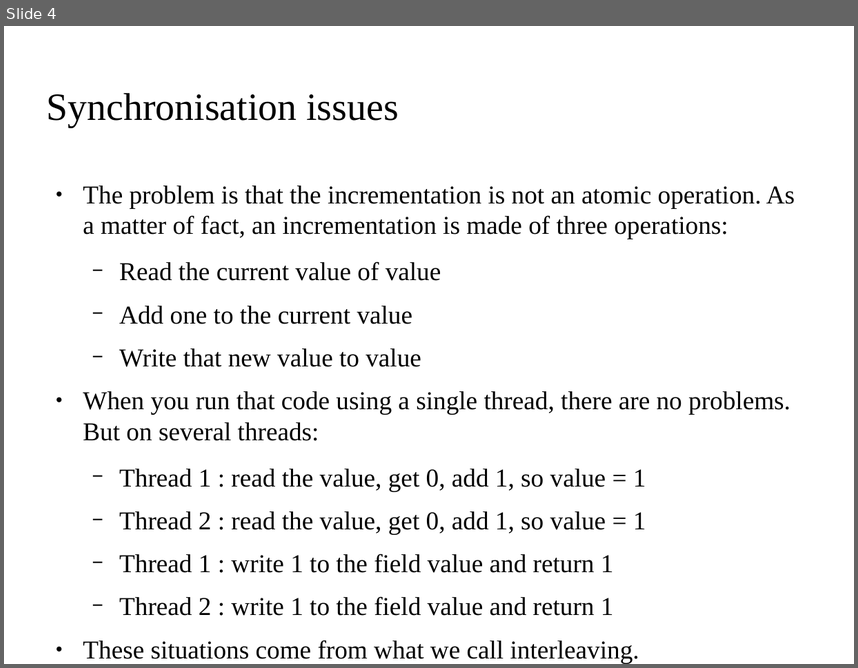
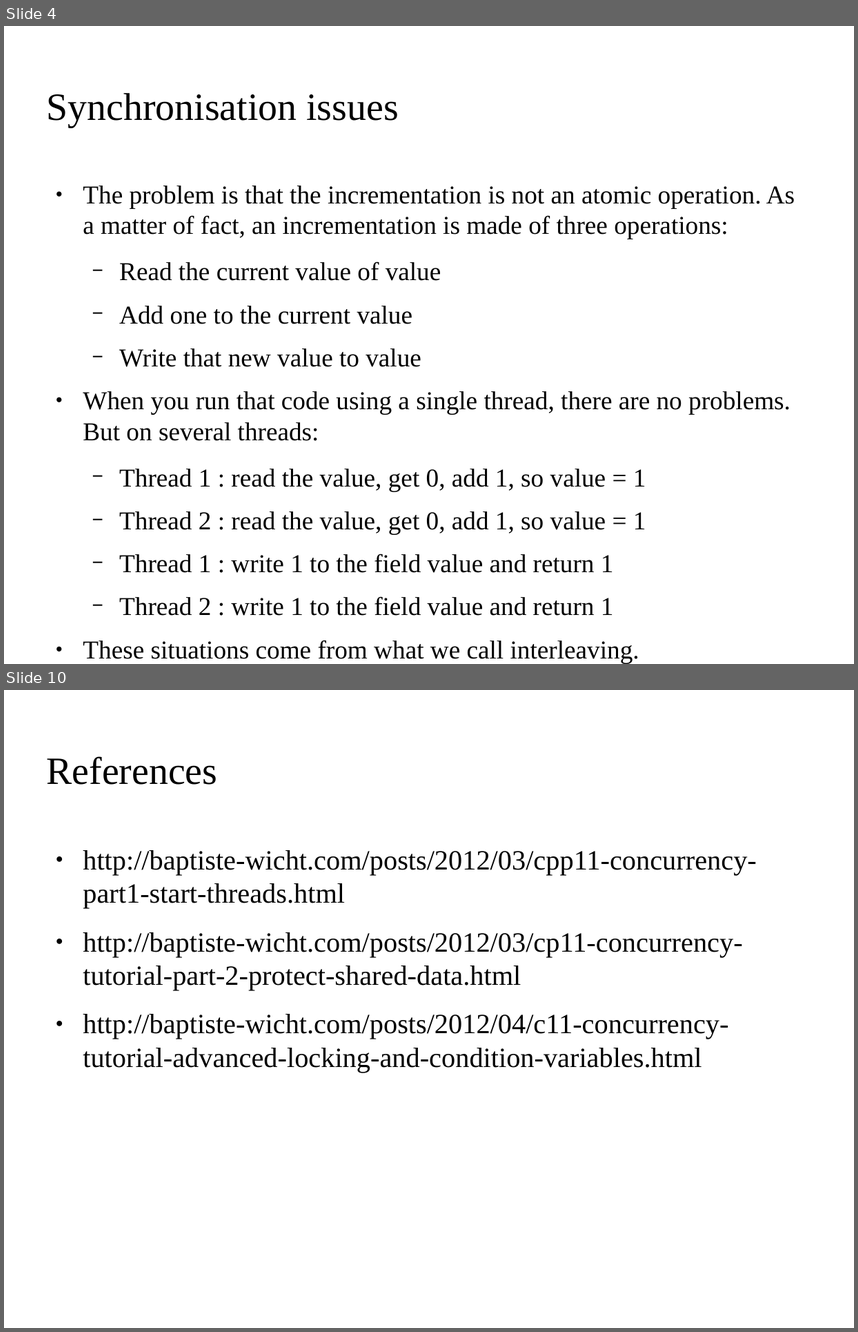
Before and after one commit to kks32/cpp-software-development, a slide deck: Ex13_Threads/Ex13_Threads.odp. Shown one above the other, each under a label of ours: slide 4 before the commit, slides 4 and 10 after it; the slides between them are not shown. The pictures are 858x668 and 858x1332 pixels, drawn with LibreOffice and Linux fonts; fonts in the diff are those of the drawing; background and template pictures are left out. Boxes give left, top, right and bottom in pixels: in the first picture for what was removed or moved away, otherwise in the second. Text is boxed around its words. In the diff, an @@ line names an element or a change of style, - is before the commit and + after.

```diff
--- a/Ex13_Threads/Ex13_Threads.odp
+++ b/Ex13_Threads/Ex13_Threads.odp
@@ slide 10 added at <box>4,690,854,1328</box>, background picture (left out) @@
@@ title added at <box>47,756,218,785</box>, 36 pt, text #000000 @@
+References
@@ text added at <box>83,850,756,1072</box>, 26 pt, text #000000 @@
+● http://baptiste-wicht.com/posts/2012/03/cpp11-concurrency-part1-start-threads.html
+● http://baptiste-wicht.com/posts/2012/03/cp11-concurrency-tutorial-part-2-protect-shared-data.html
+● http://baptiste-wicht.com/posts/2012/04/c11-concurrency-tutorial-advanced-locking-and-condition-variables.html
```
Also in this commit, not shown: 2 slides changed, 3 other slides added, 1 slide removed, 20 other files.
